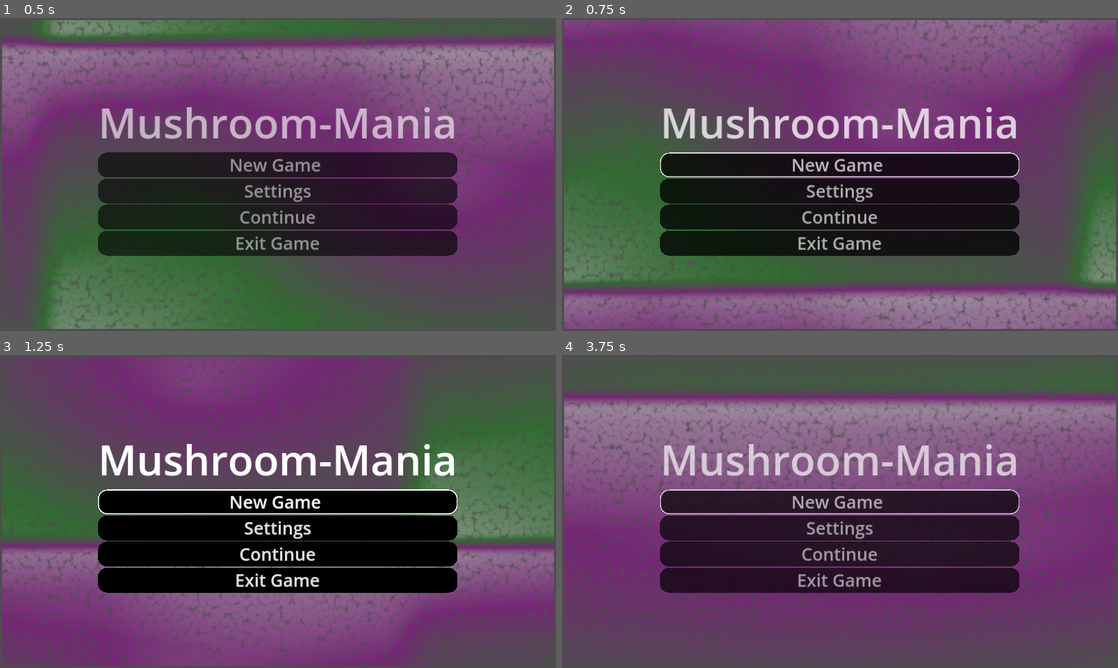
Above: before the commit, frames 1-4 (two rows, left to right).
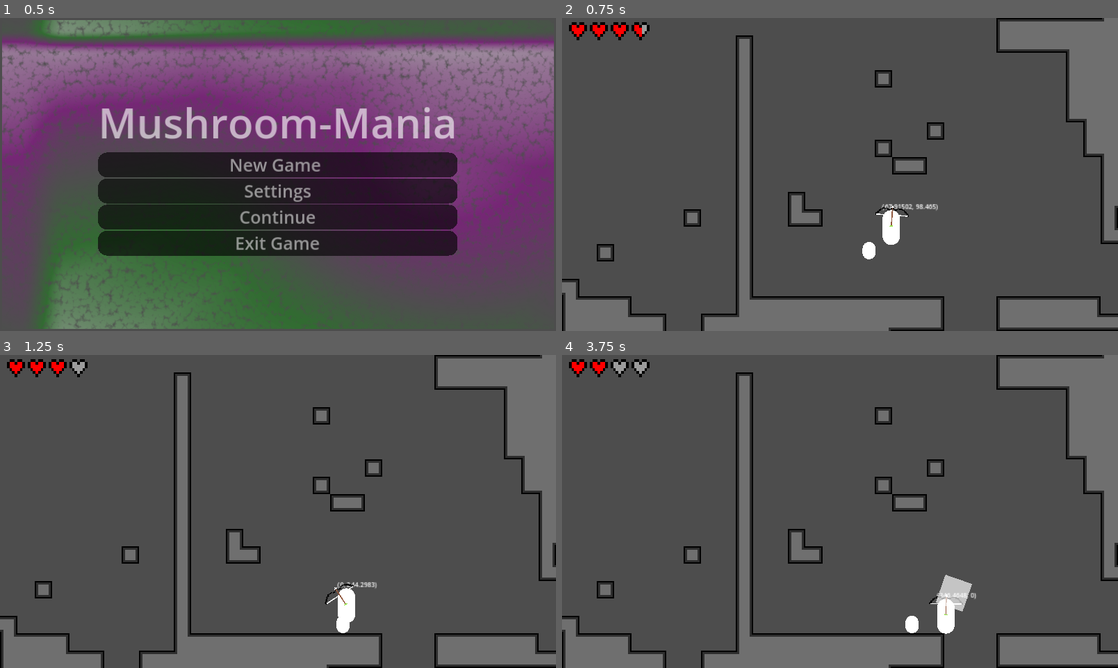
Above: after the commit, the same moments.

Repository: olvior/mushroom-mania
Game: Godot game, scene res://GUI/mainmenu/main_menu.tscn
The game is run twice, just before and just after one commit, with the same random seed, the same clock (stepped at 60 frames per second) and the same inputs.
Inputs (mouse positions are in pixels of both pictures, inside the frame that each line leads up to):
- Up to frame 1 (0.5 s): no input
- Up to frame 2 (0.75 s): click "New Game" at 0.5 s
- Up to frame 3 (1.25 s): no input
- Up to frame 4 (3.75 s): click (840, 502) at 1.25 s, where only the run before the commit has a clickable "New Game"; click (840, 555) at 2 s, where only the run before the commit has a clickable "Continue"; click (840, 555) at 2.75 s, where only the run before the commit has a clickable "Continue"; move the mouse to (962, 495) at 3.52 s; hold Right (right) from 3.53 s (still down); tap X (attack) at 3.6 s

Frame 1 is identical in both runs. In frame 2, 74% of the frame differs, in the area x 0-100%, y 0-100%; in frame 3, 75%; in frame 4, 80%.
Error before the commit: Parse Error: Too few arguments for "start()" call. Expected at least 1 but received 0. (res://GUI/mainmenu/main_menu.gd:10)

Commit message:
Added scene to the start function

Diff:
--- a/GUI/mainmenu/main_menu.gd
+++ b/GUI/mainmenu/main_menu.gd
@@ -7,7 +7,7 @@
 	var main = main_scene.instantiate()
 	get_tree().get_root().add_child(main)
 	Global.main_scene = main
-	Global.start()
+	Global.start("main")
 	self.queue_free()
 
 
